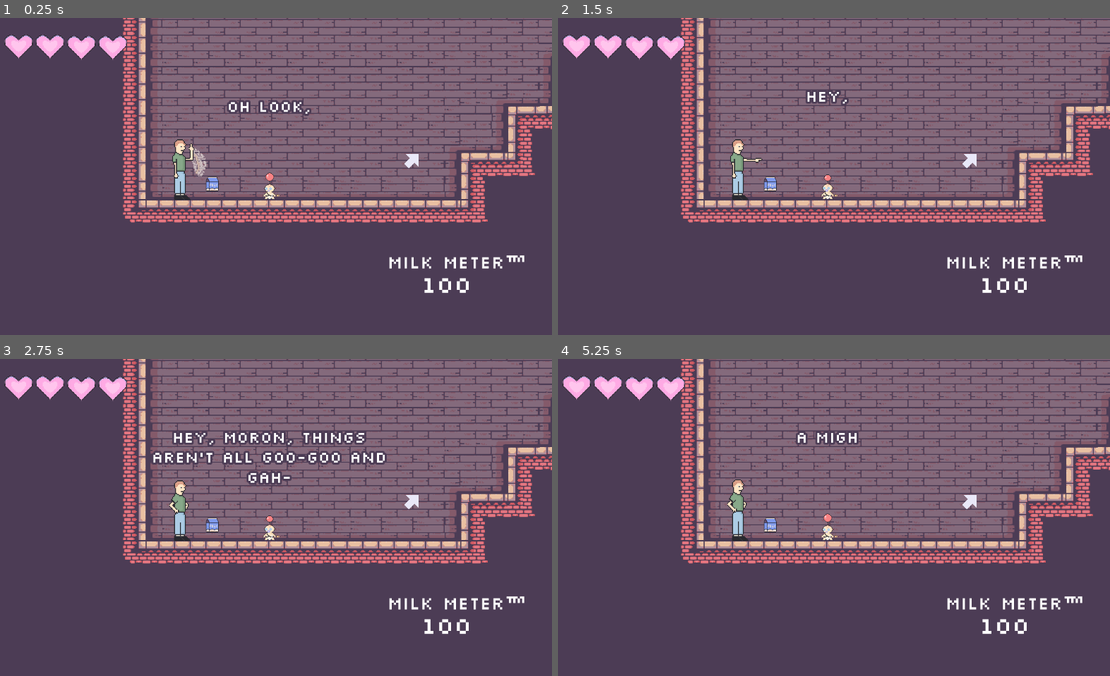
Above: before the commit, frames 1-4 (two rows, left to right).
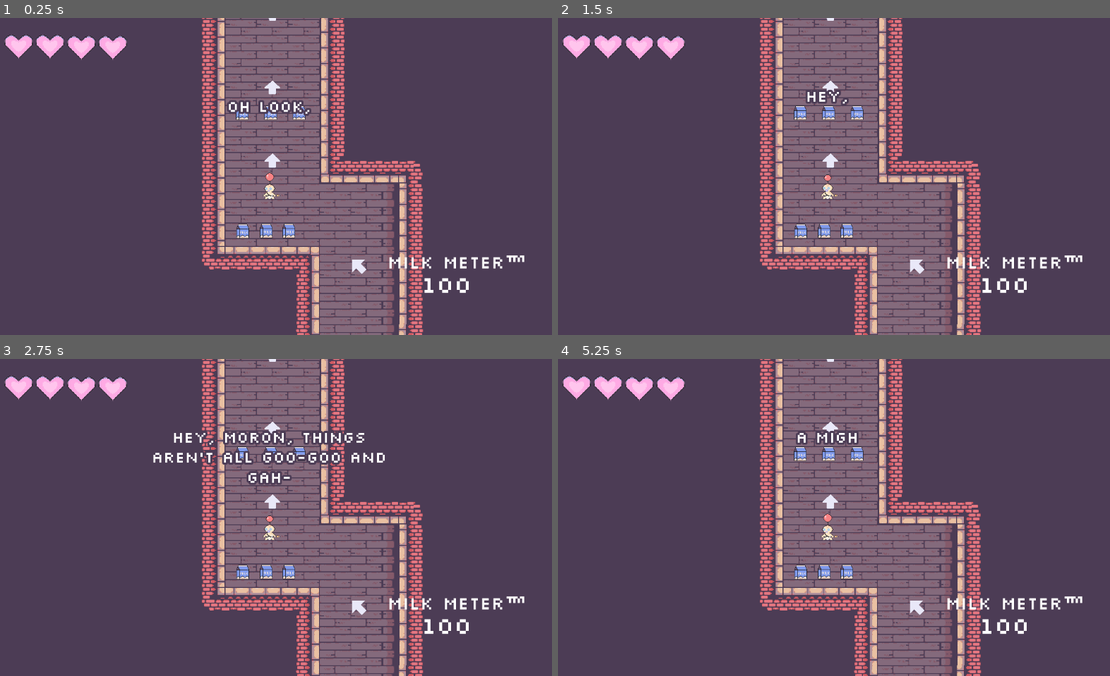
Above: after the commit, the same moments.

Repository: duncwilliams/trust-fund-baby
Game: Godot game, scene res://scenes/main.tscn
The game is run twice, just before and just after one commit, with the same random seed, the same clock (stepped at 60 frames per second) and the same inputs.
Inputs (mouse positions are in pixels of both pictures, inside the frame that each line leads up to):
- Up to frame 1 (0.25 s): no input
- Up to frame 2 (1.5 s): move the mouse to (949, 160) at 0.52 s; press the mouse at (949, 160) at 0.53 s; tap Enter at 1.25 s; move the mouse to (712, 192) at 1.27 s; release the mouse at (712, 192) at 1.28 s; click (712, 192) at 1.35 s
- Up to frame 3 (2.75 s): move the mouse to (325, 447) at 2.02 s; press the mouse at (325, 447) at 2.03 s
- Up to frame 4 (5.25 s): move the mouse to (800, 580) at 2.77 s; release the mouse at (800, 580) at 2.78 s; click (800, 580) at 2.85 s; move the mouse to (999, 565) at 3.52 s; press the mouse at (999, 565) at 3.53 s; move the mouse to (657, 469) at 4.27 s; release the mouse at (657, 469) at 4.28 s; click (657, 469) at 4.35 s; move the mouse to (856, 517) at 5.02 s; press the mouse at (856, 517) at 5.03 s

The runs differ from the first frame. In frame 1, 39% of the frame differs, in the area x 22-100%, y 0-100%; in frame 2, 39%; in frame 3, 38%; in frame 4, 39%.

Commit message:
playtesting bool for dialogue shortening

Diff:
--- a/scenes/main.tscn
+++ b/scenes/main.tscn
@@ -36,7 +36,7 @@
 
 [node name="Baby" parent="." unique_id=1502936678 instance=ExtResource("1_o5qli")]
 unique_name_in_owner = true
-position = Vector2(502, 479)
+position = Vector2(1395, -2464)
 
 [node name="Camera2D" type="Camera2D" parent="Baby" unique_id=1711883797]
 offset = Vector2(0, -60)
--- a/scripts/dialogue_controller.gd
+++ b/scripts/dialogue_controller.gd
@@ -2,6 +2,7 @@
 
 signal dialogue_finished(dialogue_title: String)
 
+@export var playtesting: bool = false
 @onready var dialogue_text_label: RichTextLabel = %DialogueTextLabel
 var intro_lines: Array[String] = [
 	#"placeholder dialogue"
@@ -48,6 +49,9 @@
 
 
 func play_lines():
+	if playtesting:
+		current_lines = ["playtesting"]
+
 	visible = true
 	get_tree().paused = true
 	line_index = 0
